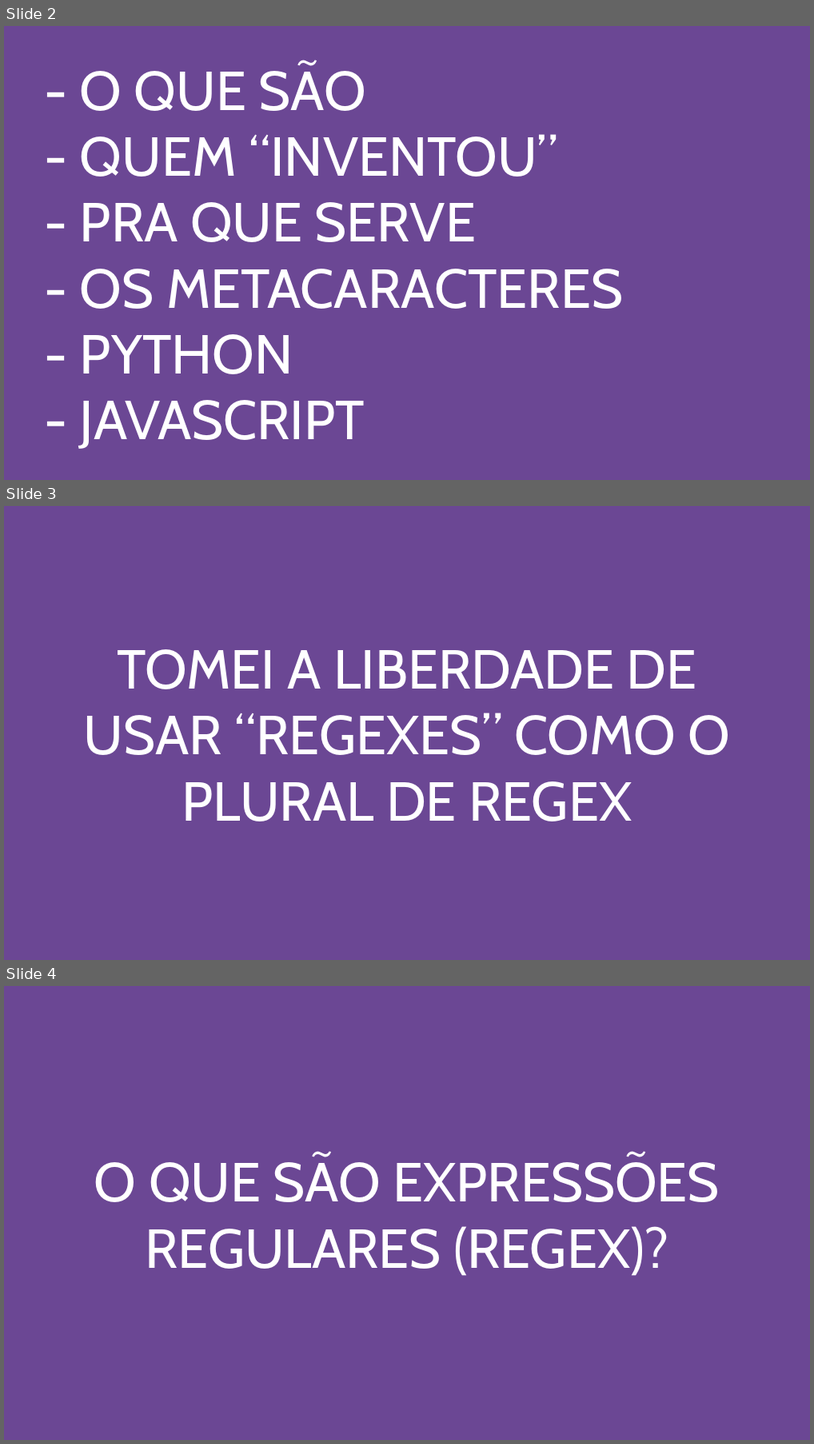
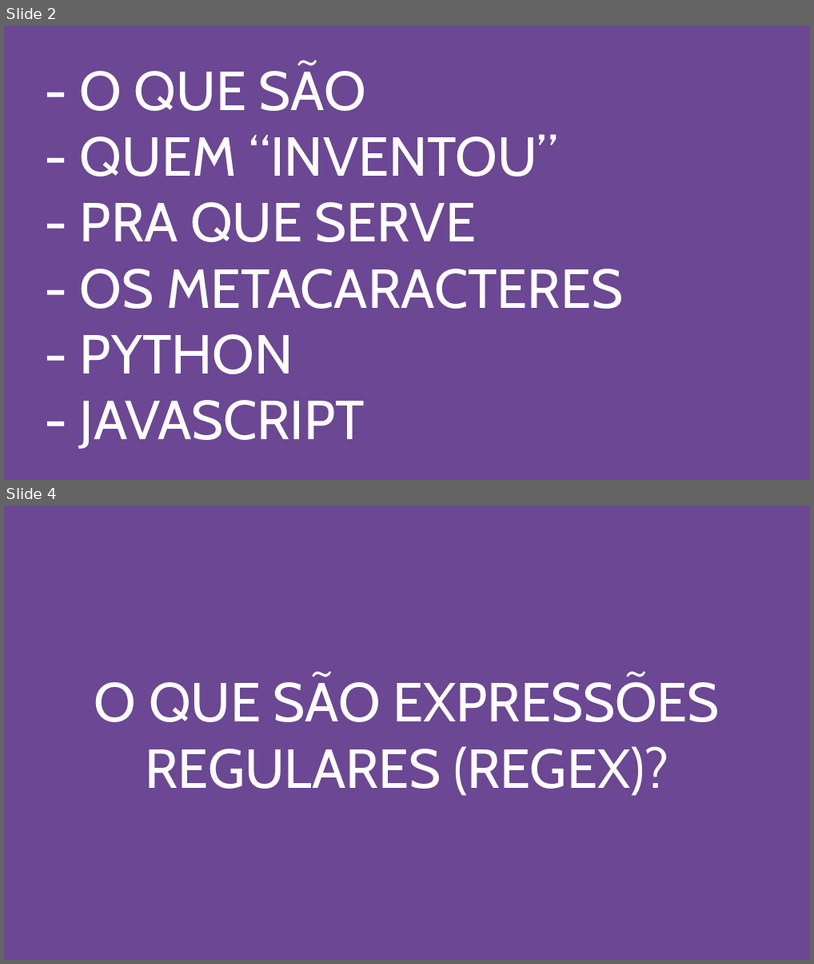
Before and after one commit to deniscostadsc/regex-tutorial, a slide deck: slides/regex.odp. Shown one above the other, each under a label of ours: slides 2, 3 and 4 before the commit, slides 2 and 4 after it; the slides between them are not shown. The pictures are 814x1444 and 814x964 pixels, drawn with LibreOffice and Linux fonts; fonts in the diff are those of the drawing. Boxes give left, top, right and bottom in pixels: in the first picture for what was removed or moved away, otherwise in the second. Text is boxed around its words. In the diff, an @@ line names an element or a change of style, - is before the commit and + after.

```diff
--- a/slides/regex.odp
+++ b/slides/regex.odp
@@ slide 3 removed at [4, 506, 810, 960], background #6B4794 @@
@@ subtitle removed at [84, 649, 731, 821] @@
-TOMEI A LIBERDADE DE USAR “REGEXES” COMO O PLURAL DE REGEX
```
Also in this commit, not shown: 1 slide changed, 1 slide added, 1 other file.
